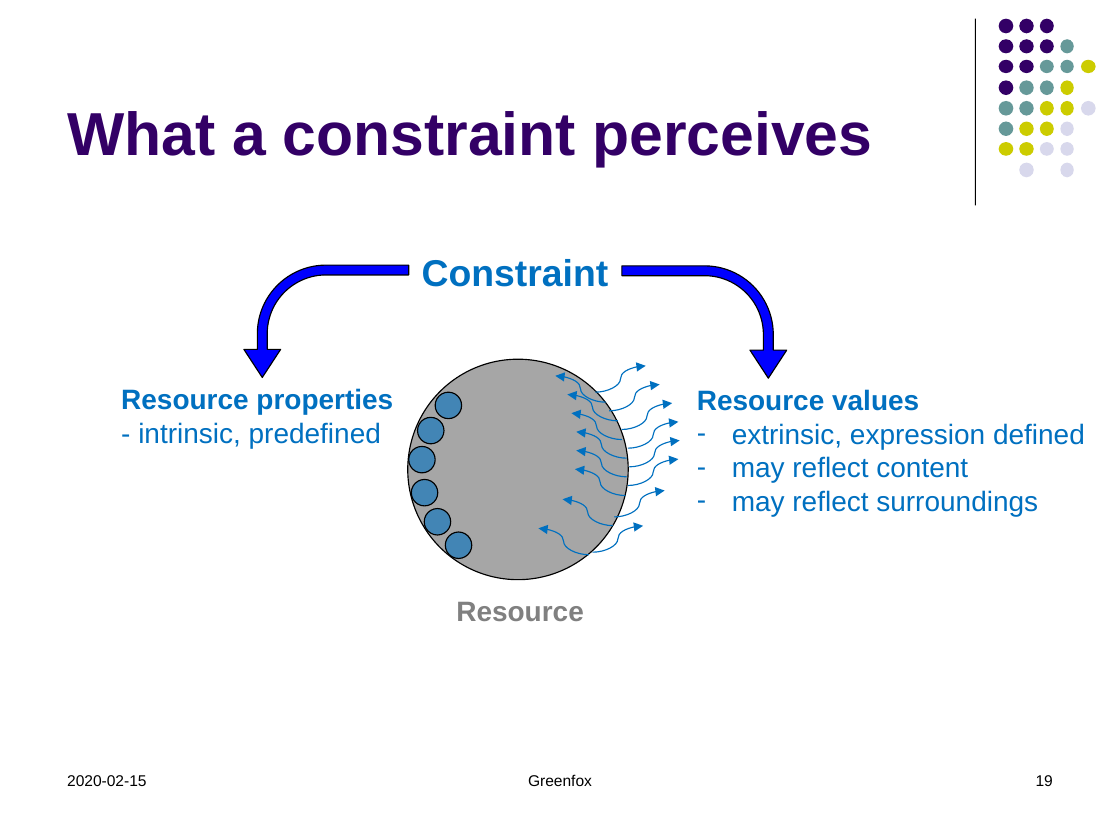
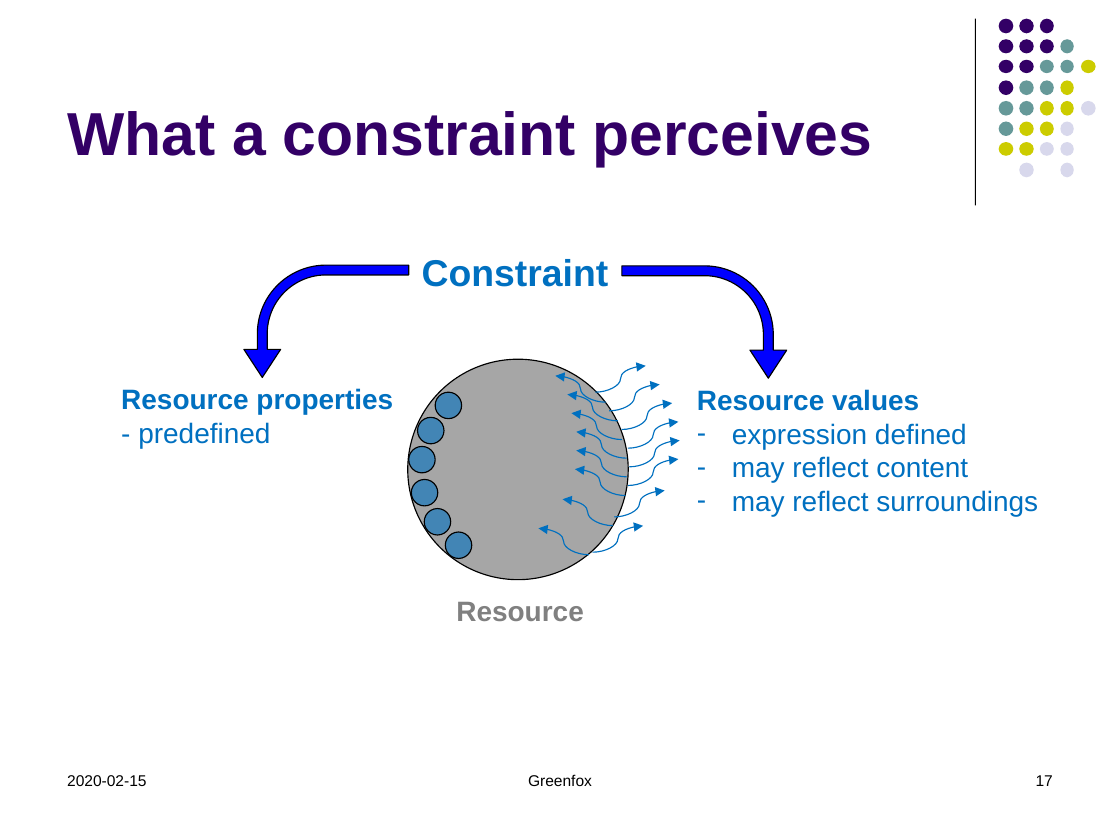
Before and after one commit to hrennau/greenfox, a slide deck: slide 17 of about/greenfox04.pptx (slide 19 before the commit). Drawn at 1120x840 pixels with LibreOffice and Linux fonts; fonts in the diff are those of the drawing. Boxes give left, top, right and bottom in pixels: in the first picture for what was removed or moved away, otherwise in the second. Text is boxed around its words. In the diff, an @@ line names an element or a change of style, - is before the commit and + after.

```diff
--- a/about/greenfox04.pptx
+++ b/about/greenfox04.pptx
@@ text at (138, 422, 270, 448): text changed @@
-- intrinsic, predefined
+- predefined
@@ text at (732, 423, 967, 449): text changed @@
-– extrinsic, expression defined
+– expression defined
@@ page number at (1036, 775, 1053, 786): text changed @@
-19
+17
```
Also in this commit, not shown: 14 other slides changed, 3 slides added, 31 slides removed, 32 other files.
